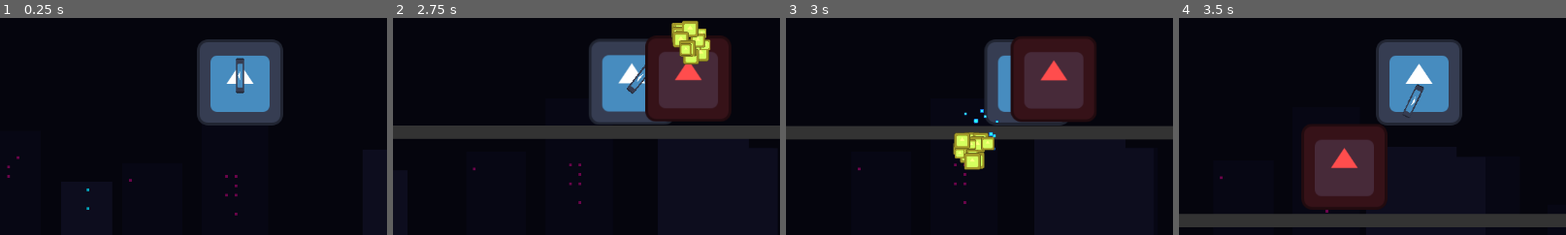
Above: before the commit, frames 1-4 (left to right).
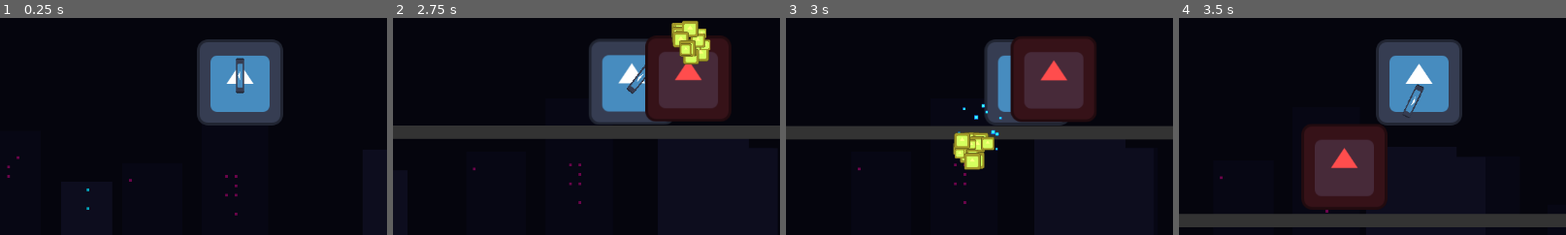
Above: after the commit, the same moments.

Repository: Viet-6/test-pcaF
Game: Godot game, scene res://scenes/levels/test_level.tscn
The game is run twice, just before and just after one commit, with the same random seed, the same clock (stepped at 60 frames per second) and the same inputs. The engine's default icon, where the game draws it, is replaced by a stand-in: a white triangle on a blue panel in a dark square.
Inputs (mouse positions are % of the whole screen's width and height, from its top left):
- Up to frame 1 (0.25 s): no input
- Up to frame 2 (2.75 s): move the mouse to (72, 45) at 0.52 s; press the mouse at (72, 45) at 0.53 s; hold D (move_right) 0.53-2.03 s; tap Space (jump) at 0.77, 1.52 s; move the mouse to (30, 55) at 1.27 s; release the mouse at (30, 55) at 1.28 s; click (30, 55) at 1.35 s; move the mouse to (60, 28) at 2.02 s; press the mouse at (60, 28) at 2.03 s; hold A (move_left) from 2.03 s (still down)
- Up to frame 3 (3 s): move the mouse to (45, 70) at 2.77 s; release A (move_left) at 2.78 s; release the mouse at (45, 70) at 2.78 s; hold D (move_right) from 2.78 s (still down); click (45, 70) at 2.85 s
- Up to frame 4 (3.5 s): keep holding D (move_right); tap Space (jump) at 3.02 s
The pictures show only the part of the screen within x 19-69%, y 35-85%; the shares and areas given below are measured in that part.

Frames 1-2 are identical in both runs. In frame 3, 0.3% of the frame differs, in the area x 44-56%, y 39-62%; in frame 4, nothing differs.

Commit message:
fix projectile #13

Diff:
--- a/scripts/projectile.gd
+++ b/scripts/projectile.gd
@@ -5,6 +5,7 @@
 @export var lifetime: float = 2.0
 
 @export var impact_effect_scene: PackedScene
+var shooter: Node2D
 
 func _ready():
 	# Auto-destroy after lifetime to prevent memory leaks
@@ -23,9 +24,13 @@
 	var query = PhysicsRayQueryParameters2D.create(current_pos, next_pos)
 	query.collide_with_bodies = true
 	query.collide_with_areas = true
-	query.hit_from_inside = true # CRITICAL: Detect if we start inside or overlap perfectly
-	# Exclude shooter (if we had a reference) and self
-	query.exclude = [self]
+	query.hit_from_inside = true
+
+	# Exclude shooter and self
+	var exclusions = [self]
+	if shooter:
+		exclusions.append(shooter)
+	query.exclude = exclusions
 
 	var result = space_state.intersect_ray(query)
 
--- a/scripts/weapon.gd
+++ b/scripts/weapon.gd
@@ -25,6 +25,12 @@
 		var projectile = projectile_scene.instantiate()
 		projectile.global_position = muzzle.global_position
 		projectile.global_rotation = global_rotation
+
+		# Assign shooter if possible (Weapon is child of Player?)
+		var owner_node = get_parent()
+		if owner_node:
+			projectile.shooter = owner_node
+
 		get_tree().root.add_child(projectile)
 
 	# Muzzle Flash
